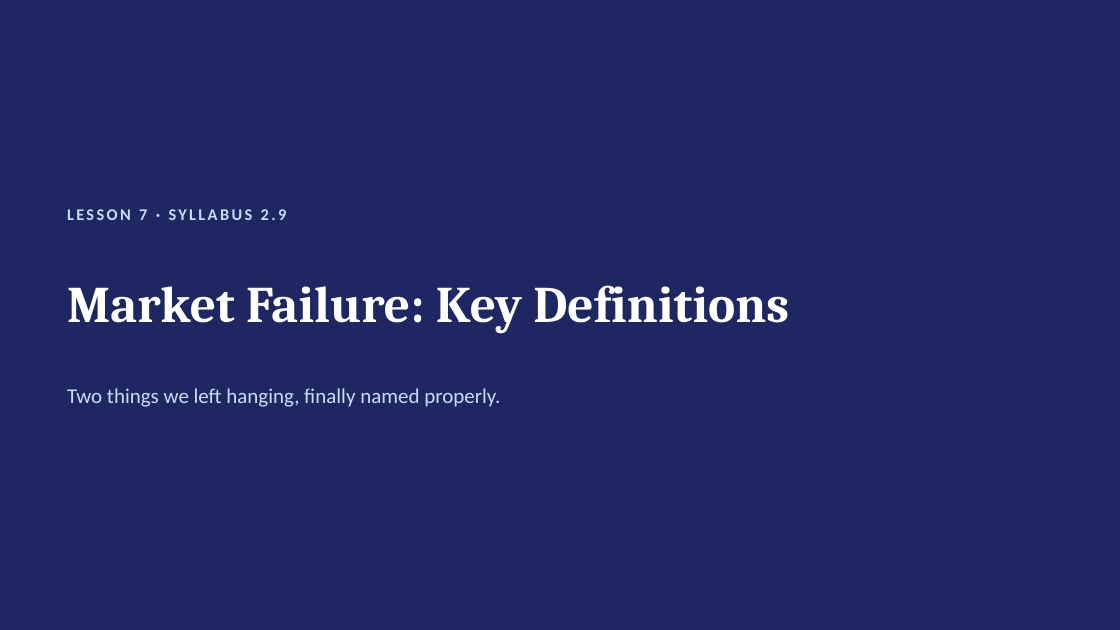
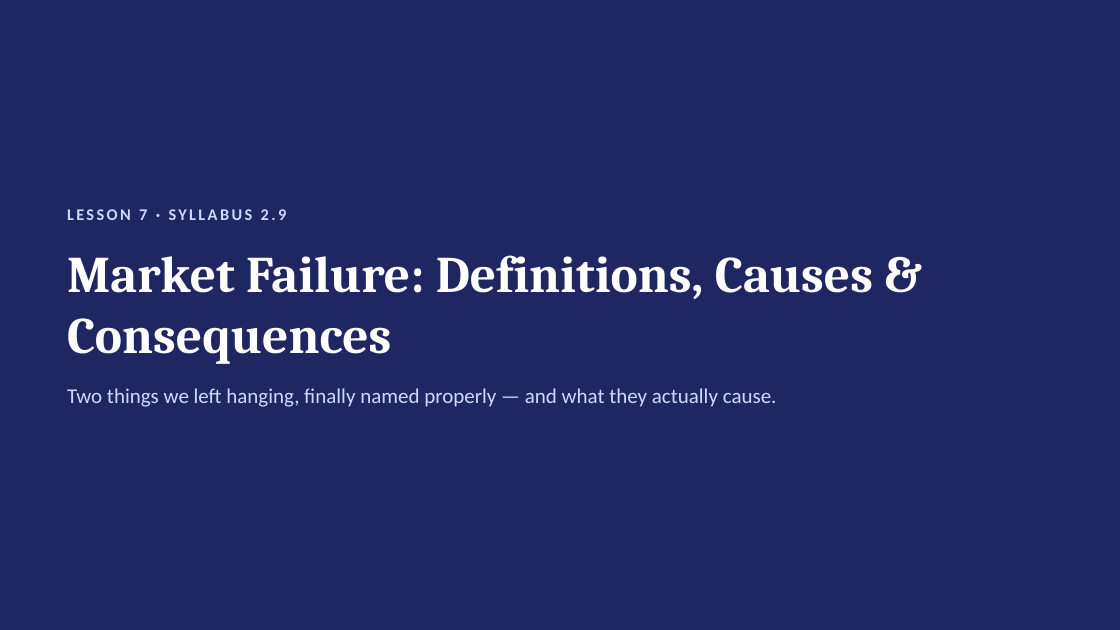
Before and after one commit to rebeccakfurness-boop/selongbayschool-teaching, a slide deck: slide 1 of courses/tom-economics/lessons/lesson-07/slides.pptx. Drawn at 1120x630 pixels with LibreOffice and Linux fonts; fonts in the diff are those of the drawing. Boxes give left, top, right and bottom in pixels: in the first picture for what was removed or moved away, otherwise in the second. Text is boxed around its words. In the diff, an @@ line names an element or a change of style, - is before the commit and + after.

```diff
--- a/courses/tom-economics/lessons/lesson-07/slides.pptx
+++ b/courses/tom-economics/lessons/lesson-07/slides.pptx
@@ text at box(67, 255, 873, 364): text changed @@
-Market Failure: Key Definitions
+Market Failure: Definitions, Causes & Consequences
@@ text at box(67, 388, 777, 407): text changed @@
-Two things we left hanging, finally named properly.
+Two things we left hanging, finally named properly — and what they actually cause.
```
Also in this commit, not shown: 2 other slides changed, 10 slides added, 1 slide removed, 29 other files.
